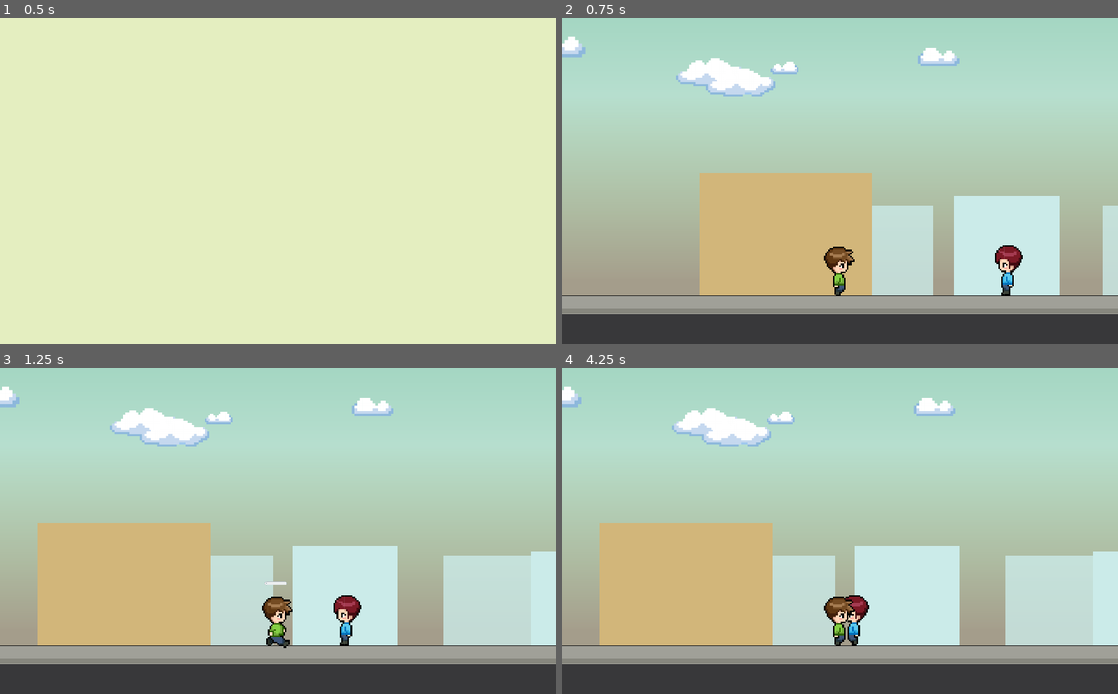
Above: before the commit, frames 1-4 (two rows, left to right).
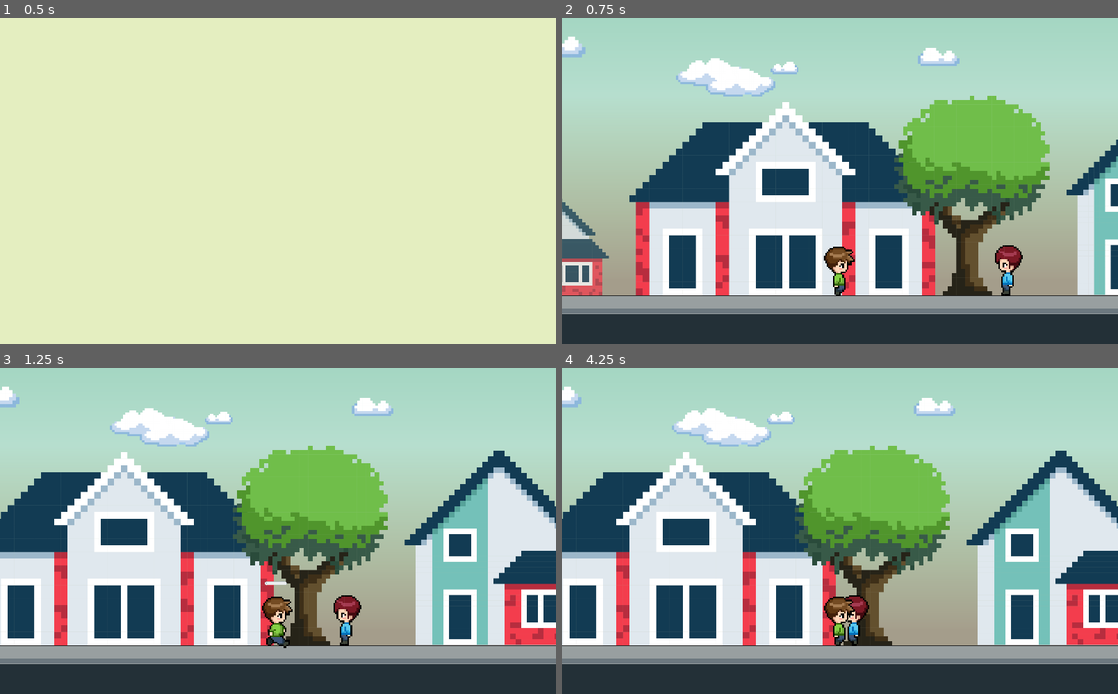
Above: after the commit, the same moments.

Repository: zeskysee/we-missed-party
Game: Godot game, scene res://neighborhood.tscn
Two runs of this game, one before a commit and one after it. Both use one fixed random seed, a clock stepped at 60 frames per second and the inputs below. This scene is started directly instead of the project's main scene.
Inputs:
- Up to frame 1 (0.5 s): no input
- Up to frame 2 (0.75 s): tap Enter (ui_accept) at 0.5 s; hold D (move_right) from 0.53 s (still down); hold Space (interact) from 0.53 s (still down)
- Up to frame 3 (1.25 s): keep holding D (move_right); keep holding Space (interact); tap W (jump) at 0.77 s
- Up to frame 4 (4.25 s): release Space (interact) at 1.28 s; tap Space (interact) at 1.35, 2.85 s; tap W (jump) at 1.52, 3.02, 3.77 s; tap Enter (ui_accept) at 2 s; release D (move_right) at 2.03 s; hold A (move_left) 2.03-2.78 s; hold Space (interact) 2.03-2.78 s; hold D (move_right) from 2.78 s (still down); hold Space (interact) from 3.53 s (still down)

Frame 1 is identical in both runs. In frame 2, 44% of the frame differs, in the area x 0-100%, y 23-91%; in frame 3, 50%; in frame 4, 51%.

Commit message:
Add house and tree sprites

Diff:
--- a/neighborhood.tscn
+++ b/neighborhood.tscn
@@ -8,6 +8,10 @@
 [ext_resource path="res://actors/objects/interaction_instruction.tscn" type="PackedScene" id=6]
 [ext_resource path="res://actors/objects/interaction_instruction.gd" type="Script" id=7]
 [ext_resource path="res://speech.tscn" type="PackedScene" id=8]
+[ext_resource path="res://sprites/house_1.png" type="Texture" id=9]
+[ext_resource path="res://sprites/house_2.png" type="Texture" id=10]
+[ext_resource path="res://sprites/house_3.png" type="Texture" id=11]
+[ext_resource path="res://sprites/tree_1.png" type="Texture" id=12]
 
 [sub_resource type="Gradient" id=1]
 colors = PoolColorArray( 0.164706, 0.631373, 0.447059, 1, 1, 1, 1, 1 )
@@ -84,82 +88,89 @@
 scale = Vector2( -0.4, 0.4 )
 texture = ExtResource( 5 )
 
+[node name="Distant" type="ParallaxLayer" parent="ParallaxBackground"]
+motion_scale = Vector2( 0.96, 1 )
+motion_mirroring = Vector2( 3840, 0 )
+
+[node name="House5" type="Sprite" parent="ParallaxBackground/Distant"]
+modulate = Color( 1, 1, 1, 0.431373 )
+position = Vector2( 2964, 462 )
+scale = Vector2( 0.1, 0.1 )
+texture = ExtResource( 11 )
+
+[node name="Tree3" type="Sprite" parent="ParallaxBackground/Distant"]
+modulate = Color( 1, 1, 1, 0.294118 )
+position = Vector2( 3103, 468 )
+scale = Vector2( 0.05, 0.05 )
+texture = ExtResource( 12 )
+
+[node name="Tree5" type="Sprite" parent="ParallaxBackground/Distant"]
+modulate = Color( 1, 1, 1, 0.294118 )
+position = Vector2( 2178, 468 )
+scale = Vector2( 0.05, 0.05 )
+texture = ExtResource( 12 )
+
+[node name="Tree4" type="Sprite" parent="ParallaxBackground/Distant"]
+modulate = Color( 1, 1, 1, 0.294118 )
+position = Vector2( 3260, 461 )
+scale = Vector2( -0.06, 0.06 )
+texture = ExtResource( 12 )
+
 [node name="Extras" type="ParallaxLayer" parent="ParallaxBackground"]
 motion_scale = Vector2( 0.98, 1 )
 motion_mirroring = Vector2( 3840, 0 )
 
 [node name="House2" type="Sprite" parent="ParallaxBackground/Extras"]
 modulate = Color( 1, 1, 1, 0.784314 )
-position = Vector2( 669, 495 )
-scale = Vector2( 0.9, 0.9 )
-
-[node name="Placeholder" type="ColorRect" parent="ParallaxBackground/Extras/House2"]
-margin_left = -97.0
-margin_top = -166.0
-margin_right = 97.0
-margin_bottom = 17.0
-color = Color( 0.8, 0.92549, 0.917647, 1 )
-__meta__ = {
-"_edit_use_anchors_": false
-}
+position = Vector2( 1400, 408 )
+scale = Vector2( 0.2, 0.2 )
+texture = ExtResource( 10 )
+
+[node name="House3" type="Sprite" parent="ParallaxBackground/Extras"]
+modulate = Color( 1, 1, 1, 0.784314 )
+position = Vector2( 1186, 462 )
+scale = Vector2( -0.1, 0.1 )
+texture = ExtResource( 10 )
+
+[node name="Tree2" type="Sprite" parent="ParallaxBackground/Extras"]
+modulate = Color( 1, 1, 1, 0.627451 )
+position = Vector2( 1063, 431 )
+scale = Vector2( -0.1, 0.1 )
+texture = ExtResource( 12 )
 
 [node name="House4" type="Sprite" parent="ParallaxBackground/Extras"]
-modulate = Color( 1, 1, 1, 0.784314 )
-position = Vector2( 182, 495 )
-scale = Vector2( 0.9, 0.9 )
-
-[node name="Placeholder" type="ColorRect" parent="ParallaxBackground/Extras/House4"]
-margin_left = -97.0
-margin_top = -166.0
-margin_right = 97.0
-margin_bottom = 17.0
-color = Color( 0.8, 0.92549, 0.917647, 1 )
-__meta__ = {
-"_edit_use_anchors_": false
-}
+modulate = Color( 1, 1, 1, 0.745098 )
+position = Vector2( -441, 434 )
+scale = Vector2( 0.15, 0.15 )
+texture = ExtResource( 10 )
 
 [node name="Housing" type="ParallaxLayer" parent="ParallaxBackground"]
 motion_mirroring = Vector2( 3840, 0 )
 
+[node name="House" type="Sprite" parent="ParallaxBackground/Housing"]
+position = Vector2( 716, 382 )
+scale = Vector2( 0.25, 0.25 )
+texture = ExtResource( 10 )
+
 [node name="PartyHouseStart" type="Sprite" parent="ParallaxBackground/Housing"]
-position = Vector2( 0, 504 )
-
-[node name="Placeholder" type="ColorRect" parent="ParallaxBackground/Housing/PartyHouseStart"]
-margin_left = -159.0
-margin_top = -219.0
-margin_right = 159.0
-margin_bottom = 40.0
-color = Color( 0.827451, 0.717647, 0.482353, 1 )
-__meta__ = {
-"_edit_use_anchors_": false
-}
-
-[node name="House" type="Sprite" parent="ParallaxBackground/Housing"]
-position = Vector2( 407, 493 )
-
-[node name="Placeholder" type="ColorRect" parent="ParallaxBackground/Housing/House"]
-margin_left = -97.0
-margin_top = -166.0
-margin_right = 97.0
-margin_bottom = 17.0
-color = Color( 0.8, 0.92549, 0.917647, 1 )
-__meta__ = {
-"_edit_use_anchors_": false
-}
+position = Vector2( 0, 357 )
+scale = Vector2( 0.3, 0.3 )
+texture = ExtResource( 9 )
+
+[node name="PartyHouseLookalike" type="Sprite" parent="ParallaxBackground/Housing"]
+position = Vector2( 2680, 382 )
+scale = Vector2( 0.25, 0.25 )
+texture = ExtResource( 9 )
 
 [node name="House3" type="Sprite" parent="ParallaxBackground/Housing"]
-position = Vector2( 842, 495 )
-scale = Vector2( 0.95, 0.95 )
-
-[node name="Placeholder" type="ColorRect" parent="ParallaxBackground/Housing/House3"]
-margin_left = -97.0
-margin_top = -166.0
-margin_right = 97.0
-margin_bottom = 17.0
-color = Color( 0.8, 0.92549, 0.917647, 1 )
-__meta__ = {
-"_edit_use_anchors_": false
-}
+position = Vector2( 1754, 356 )
+scale = Vector2( 0.3, 0.3 )
+texture = ExtResource( 11 )
+
+[node name="Tree1" type="Sprite" parent="ParallaxBackground/Housing"]
+position = Vector2( 343, 335 )
+scale = Vector2( 0.2, 0.2 )
+texture = ExtResource( 12 )
 
 [node name="Foreground" type="ParallaxLayer" parent="ParallaxBackground"]
 motion_mirroring = Vector2( 3840, 0 )
@@ -191,7 +202,7 @@
 margin_top = -15.5
 margin_right = 2021.5
 margin_bottom = 130.5
-color = Color( 0.631373, 0.631373, 0.6, 1 )
+color = Color( 0.6, 0.627451, 0.631373, 1 )
 __meta__ = {
 "_edit_lock_": true,
 "_edit_use_anchors_": false
@@ -206,7 +217,7 @@
 margin_top = -50.0
 margin_right = 2021.5
 margin_bottom = -41.0
-color = Color( 0.529412, 0.529412, 0.494118, 1 )
+color = Color( 0.427451, 0.47451, 0.501961, 1 )
 __meta__ = {
 "_edit_lock_": true,
 "_edit_use_anchors_": false
@@ -221,73 +232,7 @@
 margin_top = 89.5
 margin_right = 2081.5
 margin_bottom = 250.5
-color = Color( 0.223529, 0.223529, 0.231373, 1 )
-__meta__ = {
-"_edit_lock_": true,
-"_edit_use_anchors_": false
-}
-
-[node name="Foreground2" type="ParallaxLayer" parent="ParallaxBackground"]
-motion_mirroring = Vector2( 3840, 0 )
-
-[node name="Sprite" type="Sprite" parent="ParallaxBackground/Foreground2"]
-position = Vector2( 420, 455 )
-
-[node name="PlaceholderPavement" type="ColorRect" parent="ParallaxBackground/Foreground2/Sprite"]
-anchor_left = 0.5
-anchor_top = 0.5
-anchor_right = 0.5
-anchor_bottom = 0.5
-margin_left = -1961.5
-margin_top = 54.5
-margin_right = 2081.5
-margin_bottom = 89.5
-color = Color( 0.129412, 0.129412, 0.129412, 1 )
-__meta__ = {
-"_edit_lock_": true,
-"_edit_use_anchors_": false
-}
-
-[node name="Base" type="ColorRect" parent="ParallaxBackground/Foreground2/Sprite/PlaceholderPavement"]
-anchor_left = 0.5
-anchor_top = 0.5
-anchor_right = 0.5
-anchor_bottom = 0.5
-margin_left = -2021.5
-margin_top = -15.5
-margin_right = 2021.5
-margin_bottom = 130.5
-color = Color( 0.631373, 0.631373, 0.6, 1 )
-__meta__ = {
-"_edit_lock_": true,
-"_edit_use_anchors_": false
-}
-
-[node name="Shadow" type="ColorRect" parent="ParallaxBackground/Foreground2/Sprite/PlaceholderPavement/Base"]
-anchor_left = 0.5
-anchor_top = 0.5
-anchor_right = 0.5
-anchor_bottom = 0.5
-margin_left = -2021.5
-margin_top = -50.0
-margin_right = 2021.5
-margin_bottom = -41.0
-color = Color( 0.529412, 0.529412, 0.494118, 1 )
-__meta__ = {
-"_edit_lock_": true,
-"_edit_use_anchors_": false
-}
-
-[node name="PlaceholderRoad" type="ColorRect" parent="ParallaxBackground/Foreground2/Sprite"]
-anchor_left = 0.5
-anchor_top = 0.5
-anchor_right = 0.5
-anchor_bottom = 0.5
-margin_left = -1961.5
-margin_top = 89.5
-margin_right = 2081.5
-margin_bottom = 250.5
-color = Color( 0.223529, 0.223529, 0.231373, 1 )
+color = Color( 0.140137, 0.189724, 0.21875, 1 )
 __meta__ = {
 "_edit_lock_": true,
 "_edit_use_anchors_": false
@@ -300,6 +245,7 @@
 physics_material_override = SubResource( 5 )
 
 [node name="CollisionShape2D" type="CollisionShape2D" parent="Floor"]
+visible = false
 shape = SubResource( 6 )
 
 [node name="Spawnpoint" type="Node2D" parent="."]
Not shown: 1 places in neighborhood.tscn that only renumber resources
Binary file added: sprites/house_1.png
Not shown, added: sprites/house_1.png.import
Binary file added: sprites/house_2.png
Not shown, added: sprites/house_2.png.import
Binary file added: sprites/house_3.png
Not shown, added: sprites/house_3.png.import
Binary file added: sprites/tree_1.png
Not shown, added: sprites/tree_1.png.import
